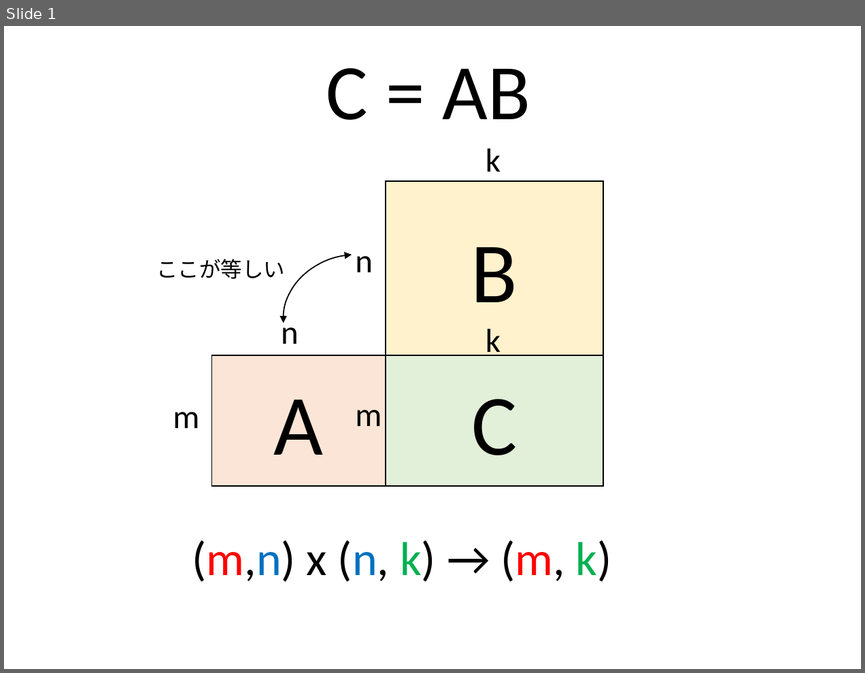
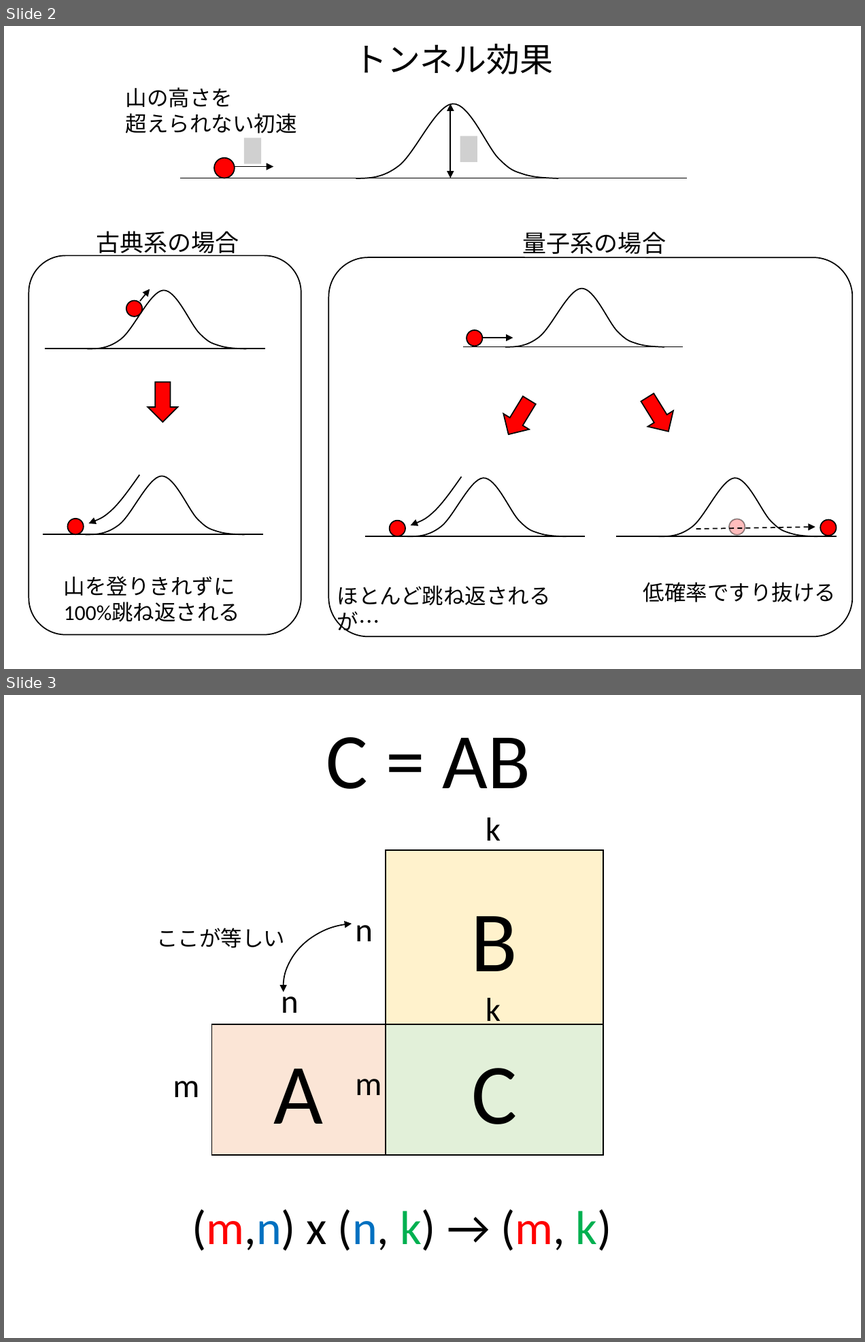
Before and after one commit to kaityo256/python_zero, a slide deck: numpy/fig/fig.pptx. Shown one above the other, each under a label of ours: slide 1 before the commit, slides 2 and 3 after it. The pictures are 865x673 and 865x1342 pixels, drawn with LibreOffice and Linux fonts; fonts in the diff are those of the drawing; grey boxes stand for pictures. Boxes give left, top, right and bottom in pixels: in the first picture for what was removed or moved away, otherwise in the second. Text is boxed around its words. In the diff, an @@ line names an element or a change of style, - is before the commit and + after.

```diff
--- a/numpy/fig/fig.pptx
+++ b/numpy/fig/fig.pptx
@@ slide 2 added at (x1=4, y1=26, x2=861, y2=669), background #FFFFFF @@
@@ text added at (x1=354, y1=44, x2=553, y2=74), 28 pt, text #000000 @@
+トンネル効果
@@ text added at (x1=126, y1=87, x2=297, y2=133), 18 pt, text #000000 @@
+山の高さを
+超えられない初速
@@ freeform shape added at (x1=356, y1=104, x2=558, y2=178), outline #000000 1 pt @@
@@ double arrow added from (450, 104) to (450, 178), #000000 1 pt @@
@@ picture added at (x1=244, y1=138, x2=261, y2=164) @@
@@ picture added at (x1=460, y1=135, x2=477, y2=161) @@
@@ ellipse added at (x1=214, y1=158, x2=235, y2=178), fill #FF0000, outline #000000 1 pt @@
@@ arrow added from (235, 167) to (273, 167), #000000 1 pt @@
@@ line added from (181, 178) to (687, 178), #000000 1 pt @@
@@ text added at (x1=96, y1=231, x2=239, y2=256), 20 pt, text #000000 @@
+古典系の場合
@@ text added at (x1=523, y1=231, x2=666, y2=258), 20 pt, text #000000 @@
+量子系の場合
@@ rounded rectangle added at (x1=29, y1=256, x2=301, y2=635), outline #000000 1 pt @@
@@ rounded rectangle added at (x1=329, y1=257, x2=852, y2=636), outline #000000 1 pt @@
@@ group added at (x1=45, y1=289, x2=264, y2=348): 1 line, 1 freeform shape, 1 ellipse, 1 arrow @@
@@ group added at (x1=463, y1=288, x2=683, y2=346): 1 line, 1 freeform shape, 1 ellipse, 1 arrow @@
@@ right arrow added at (x1=148, y1=382, x2=178, y2=422), fill #FF0000, outline #000000 1 pt @@
@@ right arrow added at (x1=495, y1=392, x2=542, y2=442), fill #FF0000, outline #000000 1 pt @@
@@ right arrow added at (x1=635, y1=390, x2=681, y2=439), fill #FF0000, outline #000000 1 pt @@
@@ group added at (x1=43, y1=474, x2=263, y2=534): 2 freeform shapes, 1 line, 1 ellipse @@
@@ group added at (x1=364, y1=477, x2=585, y2=537): 2 freeform shapes, 1 line, 1 ellipse @@
@@ group added at (x1=616, y1=478, x2=837, y2=536): 2 ellipses, 1 line, 1 freeform shape, 1 arrow @@
@@ text added at (x1=64, y1=575, x2=240, y2=622), 18 pt, text #000000 @@
+山を登りきれずに
+100%跳ね返される
@@ text added at (x1=337, y1=585, x2=551, y2=605), 18 pt, text #000000 @@
+ほとんど跳ね返されるが…
@@ text added at (x1=643, y1=582, x2=836, y2=602), 18 pt, text #000000 @@
+低確率ですり抜ける
@@ what was slide 1 is now slide 3 @@
```
Also in this commit, not shown: 1 other slide added, 3 other files.
